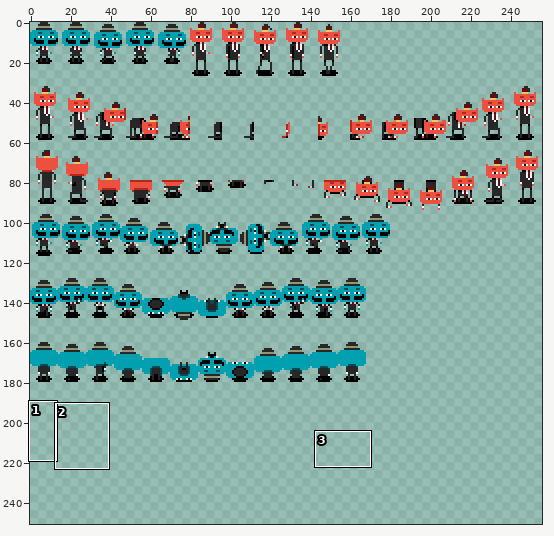
Sprite sheet -- res/skins/default.png. Above: a wide view before the commit, with the close-up outlined.
Close-up. Before:
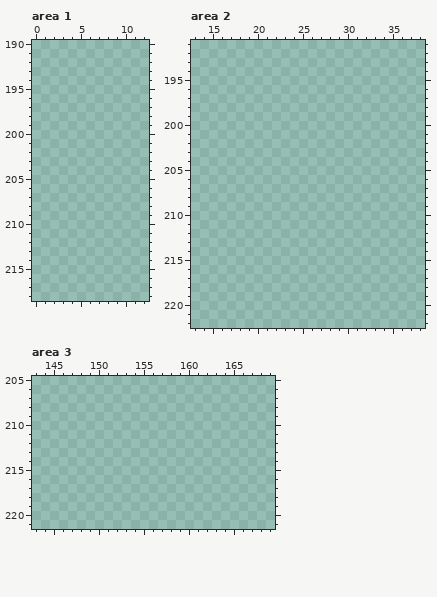
The file is 256x256 pixels. Shown: area 1: x 0..12, y 190..218; area 2: x 13..38, y 191..222; area 3: x 143..169, y 205..221. The wide view leaves out empty margins. The commit also changed other parts of the picture, which this record leaves out.
Now the later version:
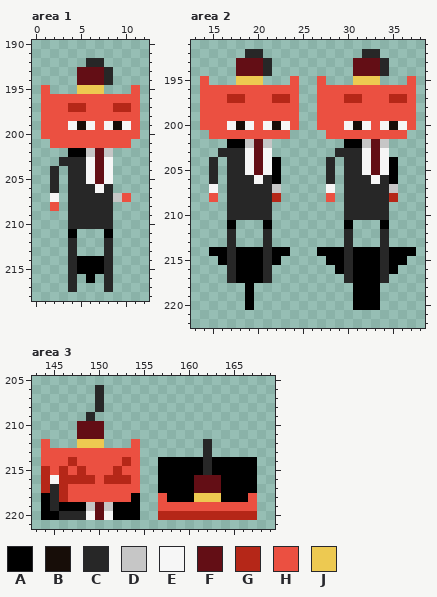
Palette (. is transparent): A #000000  B #170d08  C #272727  D #c6c6c6  E #f6f6f6  F #630e15  G #b52718  H #eb5041  J #edc951
Change:
Changed rows in their new state; - is an unchanged pixel.
Area 1:
first column x 1:
192 -----CC----
193 ----FFFC---
194 ----FFFC---
195 H---JJJ---H
196 HHHHHHHHHHH
197 HHHGGHHHGGH
198 HHHHHHHHHHH
199 HHHEBEHEBEH
200 HHHHHHHHHHH
201 -HHHHHHHHH-
202 ---AADFD---
203 --CCCEFE---
204 -C-CCEFE---
205 -C-CCEFE---
206 -C-CCCEC---
207 -E-CCCCCDH-
208 -H-CCCCC---
209 ---CCCCC---
210 ---CCCCC---
211 ---A---A---
212 ---C---C---
213 ---C---C---
214 ---CAAAC---
215 ---CAAAC---
216 ---C-A-C---
217 ---C---C---
Area 2:
first column x 14:
192 -----CC-----------CC----
193 ----FFFC---------FFFC---
194 ----FFFC---------FFFC---
195 H---JJJ---H--H---JJJ---H
196 HHHHHHHHHHH--HHHHHHHHHHH
197 HHHGGHHHGGH--HHHGGHHHGGH
198 HHHHHHHHHHH--HHHHHHHHHHH
199 HHHHHHHHHHH--HHHHHHHHHHH
200 HHHEBEHEBEH--HHHEBEHEBEH
201 -HHHHHHHHH----HHHHHHHHH-
202 ---AADFD--------AADFD---
203 --CCCEFE-------CCCEFE---
204 -C-CCEFEA-----C-CCEFEA--
205 -C-CCEFEA-----C-CCEFEA--
206 -C-CCCECA-----C-CCCECA--
207 -E-CCCCCD-----E-CCCCCD--
208 -H-CCCCCG-----H-CCCCCG--
209 ---CCCCC--------CCCCC---
210 ---CCCCC--------CCCCC---
211 ---A---A--------A---A---
212 ---C---C--------C---C---
213 ---C---C--------C---C---
214 -AACAAACAA---AAACAAACAAA
215 --ACAAACA-----AACAAACAA-
216 ---CAAAC-------ACAAACA--
217 ---CAAAC--------CAAAC---
218 -----A-----------AAA----
219 -----A-----------AAA----
220 -----A-----------AAA----
Area 3:
first column x 144:
206 ------C-----------------
207 ------C-----------------
208 ------C-----------------
209 -----C------------------
210 ----FFF-----------------
211 ----FFF-----------------
212 H---JJJ---H-------C-----
213 HHHHHHHHHHH-------C-----
214 HHHGHHHHHGH--AAAAACAAAAA
215 GHGHGHHHGHH--AAAAACAAAAA
216 GEGGGGHGGGH--AAAAFFFAAAA
217 GCGHHHHHHHH--AAAAFFFAAAA
218 ACGHHHHHHHA--HAAAJJJAAAH
219 ACAAADFDAAA--HHHHHHHHHHH
220 AACCCEFEAAA--GGGGGGGGGGG
Where, in picture pixels (left, top, right, bottom), the same in both close-ups:
added: (41, 58, 140, 292)
added: (200, 49, 416, 310)
added: (41, 385, 257, 520)
